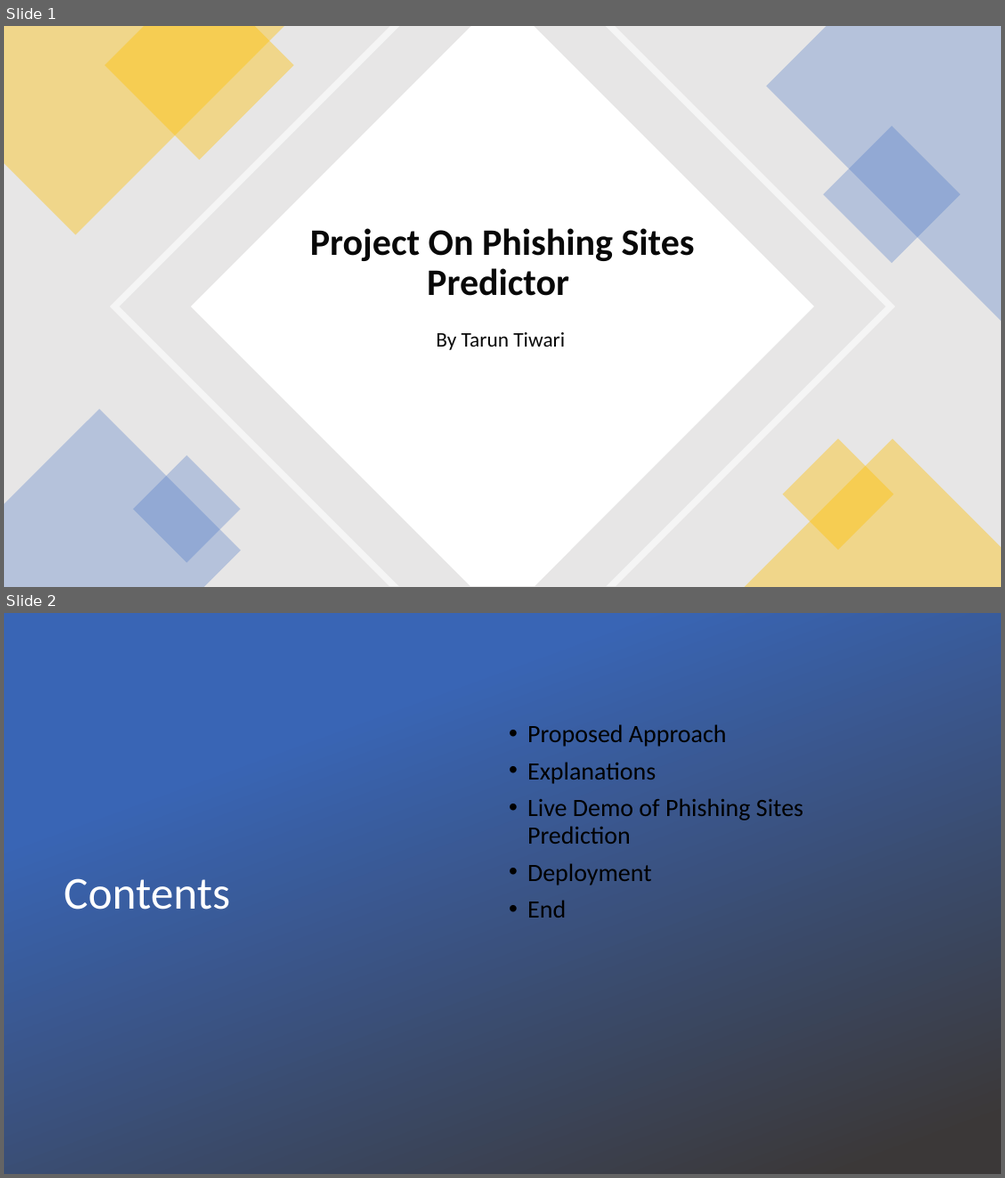
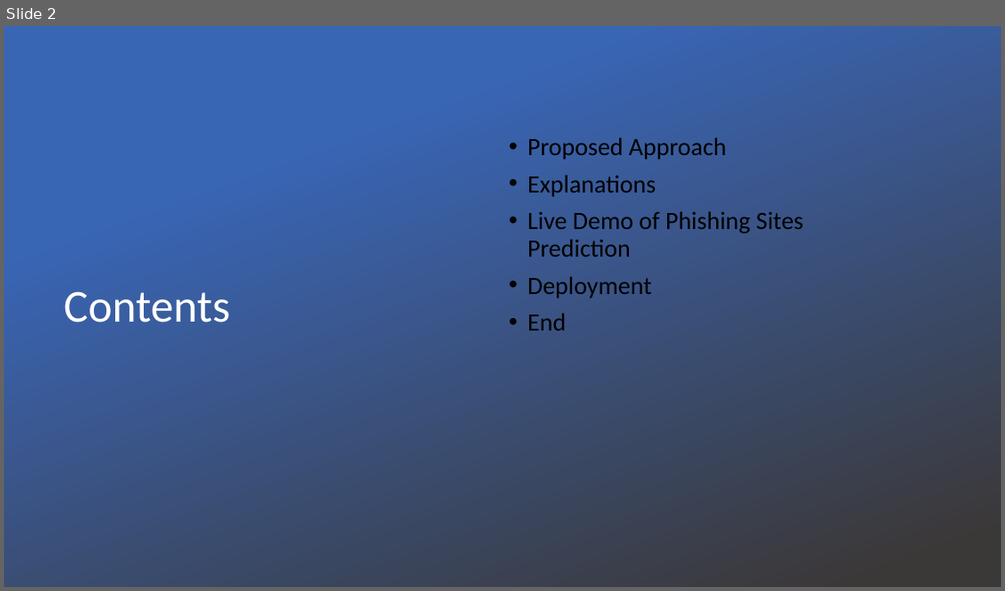
Before and after one commit to PranavBarthwal/Malicious-URL-Detector-Using-Classification-and-Regression-Trees, a slide deck: Project On Phishing Sites Prediction.pptx. Shown one above the other, each under a label of ours: slides 1 and 2 before the commit, slide 2 after it. The pictures are 1005x1178 and 1005x591 pixels, drawn with LibreOffice and Linux fonts; fonts in the diff are those of the drawing; background and template pictures are left out. Boxes give left, top, right and bottom in pixels: in the first picture for what was removed or moved away, otherwise in the second. Text is boxed around its words. In the diff, an @@ line names an element or a change of style, - is before the commit and + after.

```diff
--- a/Project On Phishing Sites Prediction.pptx
+++ b/Project On Phishing Sites Prediction.pptx
@@ slide 1 removed at (x1=4, y1=26, x2=1001, y2=587), background #FFFFFF @@
@@ rectangle removed at (x1=4, y1=26, x2=1001, y2=587) @@
@@ freeform shape removed at (x1=4, y1=26, x2=284, y2=234) @@
@@ freeform shape removed at (x1=105, y1=26, x2=294, y2=160) @@
@@ freeform shape removed at (x1=110, y1=26, x2=895, y2=587) @@
@@ freeform shape removed at (x1=191, y1=26, x2=814, y2=587) @@
@@ freeform shape removed at (x1=766, y1=26, x2=1001, y2=321) @@
@@ rectangle removed at (x1=823, y1=126, x2=961, y2=263) @@
@@ title removed at (x1=310, y1=228, x2=695, y2=296) @@
-Project On Phishing Sites Predictor
@@ subtitle removed at (x1=436, y1=332, x2=565, y2=350) @@
-By Tarun Tiwari
@@ freeform shape removed at (x1=4, y1=410, x2=241, y2=587) @@
@@ freeform shape removed at (x1=744, y1=439, x2=1001, y2=587) @@
@@ rectangle removed at (x1=783, y1=438, x2=894, y2=549) @@
@@ rectangle removed at (x1=133, y1=455, x2=241, y2=563) @@
```
Also in this commit, not shown: 1 slide changed, 2 slides added, 2 other slides removed, 3 other files.
